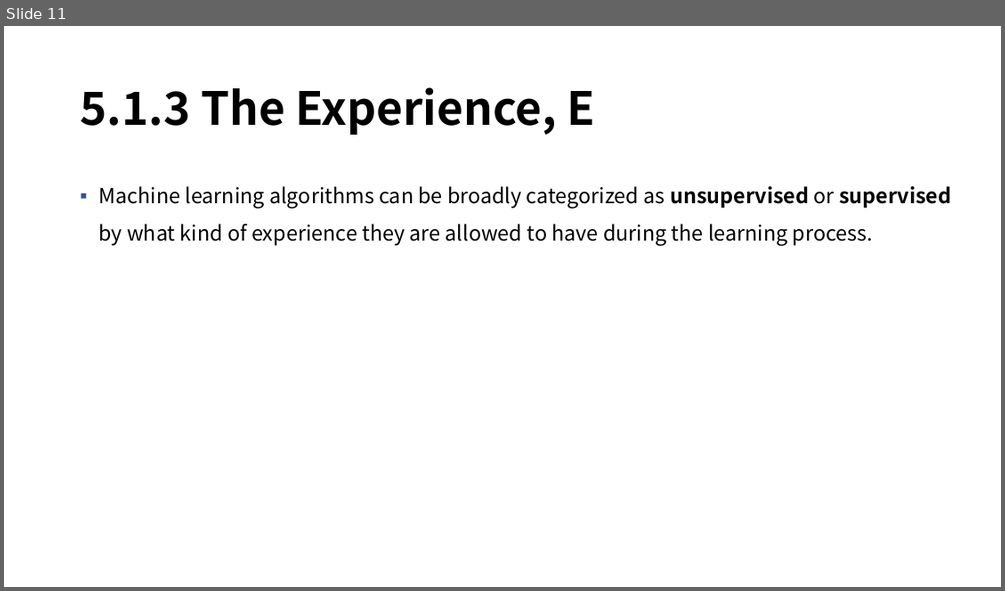
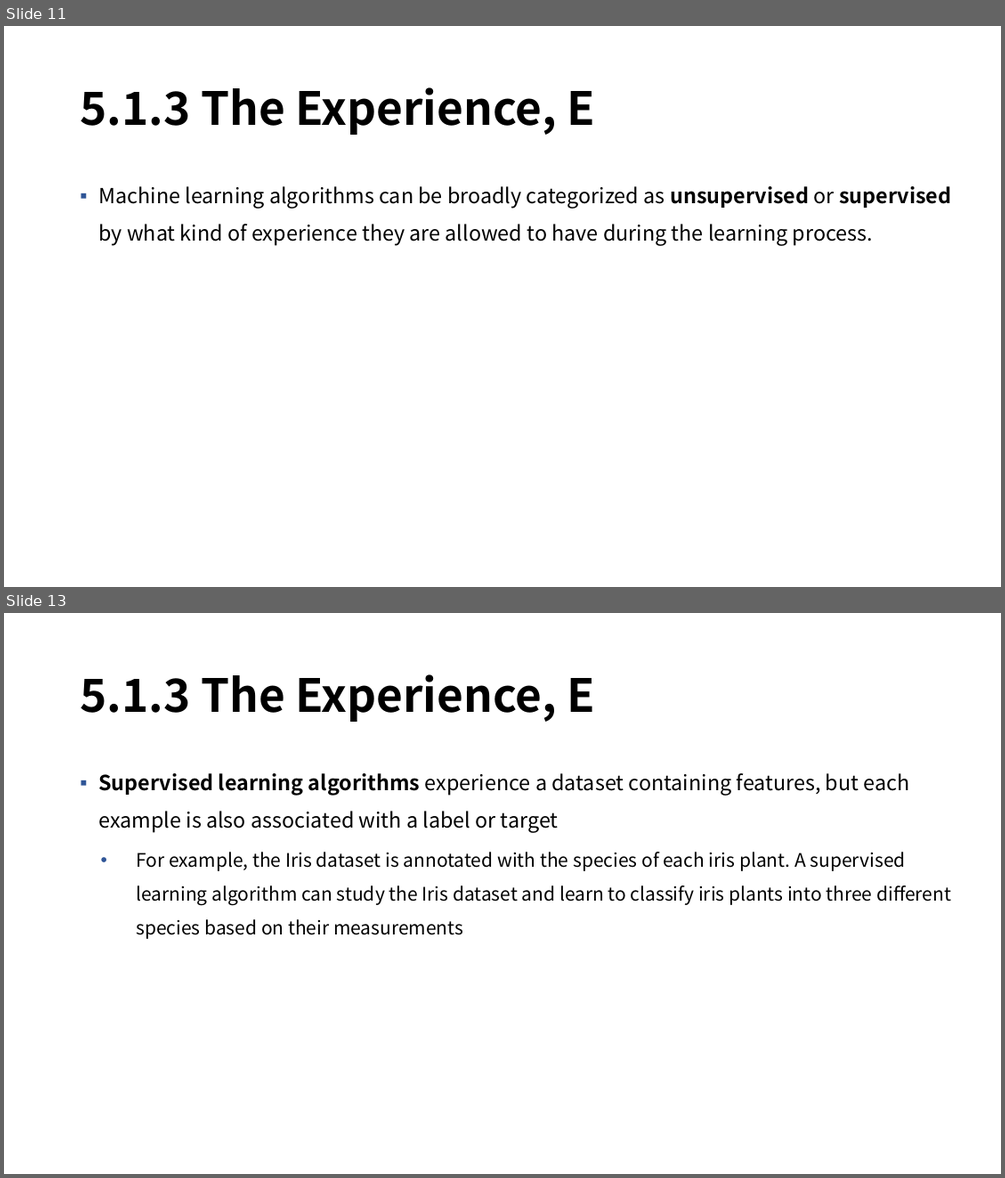
Before and after one commit to mmvv11/GraduateStudies, a slide deck: DeepLearningStudy/5-1. Machine Learning Basics, 230210, 정지운.pptx. Shown one above the other, each under a label of ours: slide 11 before the commit, slides 11 and 13 after it; the slides between them are not shown. The pictures are 1005x591 and 1005x1178 pixels, drawn with LibreOffice and Linux fonts; fonts in the diff are those of the drawing; background and template pictures are left out. Boxes give left, top, right and bottom in pixels: in the first picture for what was removed or moved away, otherwise in the second. Text is boxed around its words. In the diff, an @@ line names an element or a change of style, - is before the commit and + after.

```diff
--- a/DeepLearningStudy/5-1. Machine Learning Basics, 230210, 정지운.pptx
+++ b/DeepLearningStudy/5-1. Machine Learning Basics, 230210, 정지운.pptx
@@ slide 13 added at box(4, 613, 1001, 1174), background picture (left out) @@
@@ title added at box(80, 674, 596, 722), 44 pt, text #000000, bold @@
+5.1.3 The Experience, E
@@ text added at box(98, 773, 951, 939), 18 pt, text #000000 @@
+▪ Supervised learning algorithms experience a dataset containing features, but each example is also associated with a label or target
+  • For example, the Iris dataset is annotated with the species of each iris plant. A supervised learning algorithm can study the Iris dataset and learn to classify iris plants into three diﬀerent species based on their measurements
```
Also in this commit, not shown: 1 slide changed, 10 other slides added.
